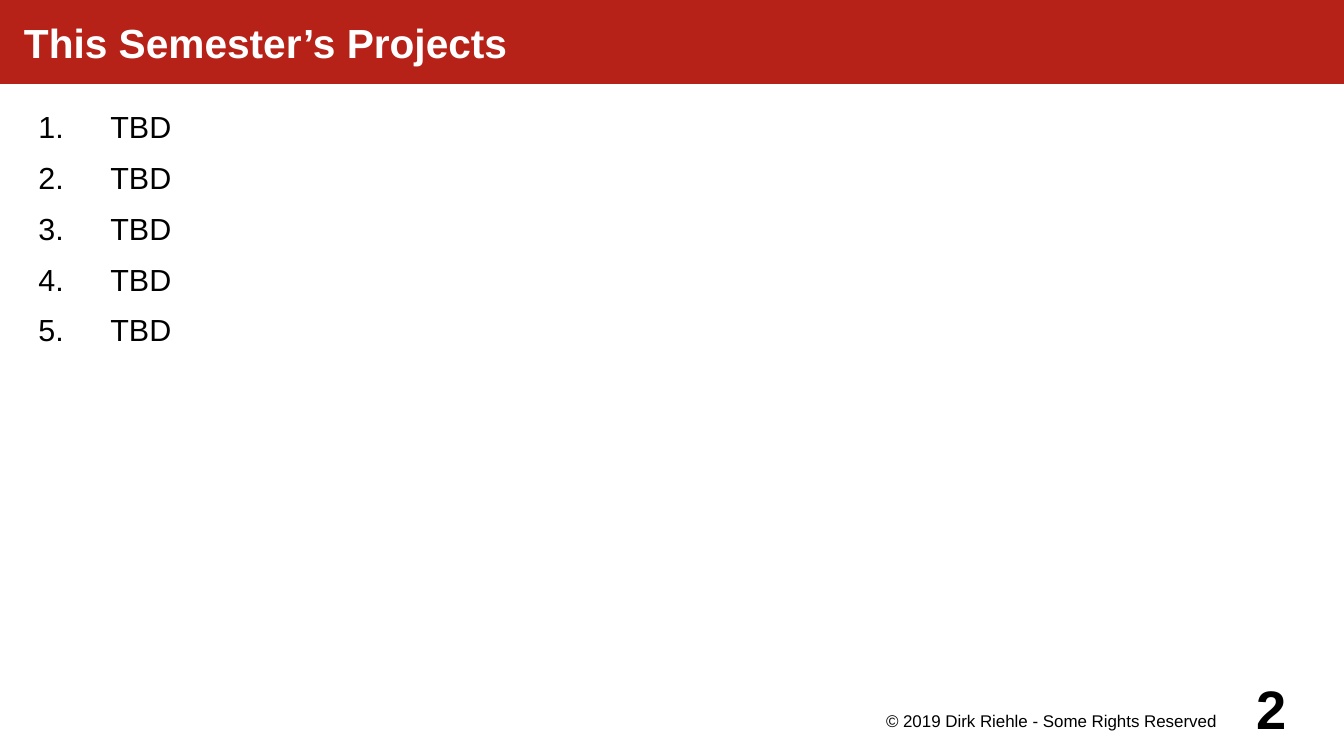
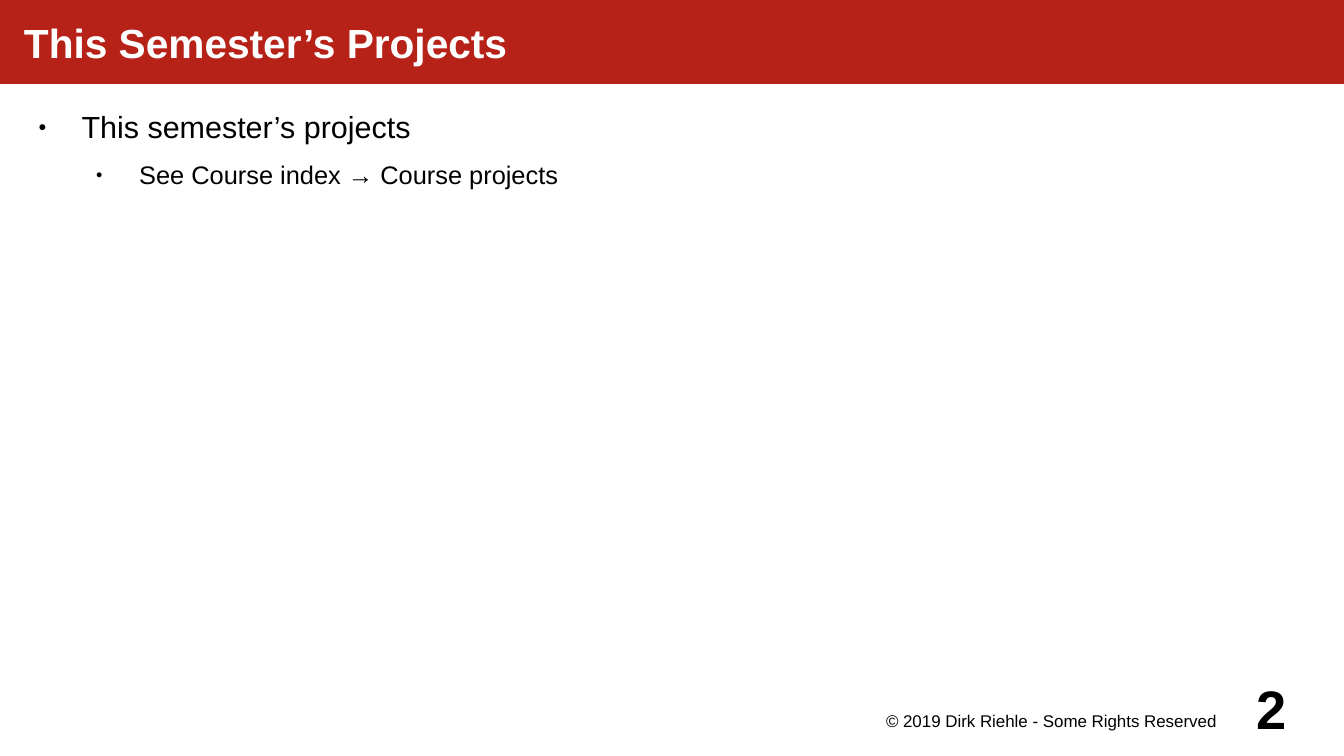
Before and after one commit to dirkriehle/amos-course, a slide deck: slide 2 of Lecture slides/AMOS A03 - Course Projects.odp. Drawn at 1344x756 pixels with LibreOffice and Linux fonts; fonts in the diff are those of the drawing. Boxes give left, top, right and bottom in pixels: in the first picture for what was removed or moved away, otherwise in the second. Text is boxed around its words. In the diff, an @@ line names an element or a change of style, - is before the commit and + after.

Commit message:
Fixed up schedule and other semester information for WS 2019/20.

```diff
--- a/Lecture slides/AMOS A03 - Course Projects.odp
+++ b/Lecture slides/AMOS A03 - Course Projects.odp
@@ text at box(82, 116, 558, 189): text changed; size 18 to 15 pt @@
-1. TBD
-2. TBD
-3. TBD
-4. TBD
-5. TBD
+● This semester’s projects
+  ● See Course index → Course projects
```
Also in this commit, not shown: 4 other files.
